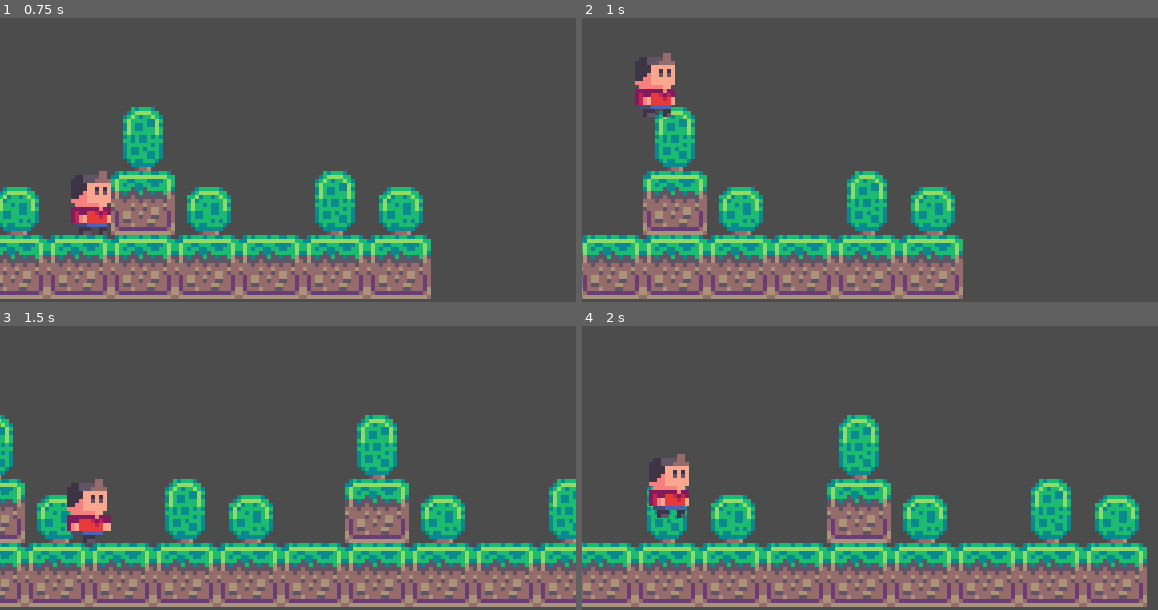
Above: before the commit, frames 1-4 (two rows, left to right).
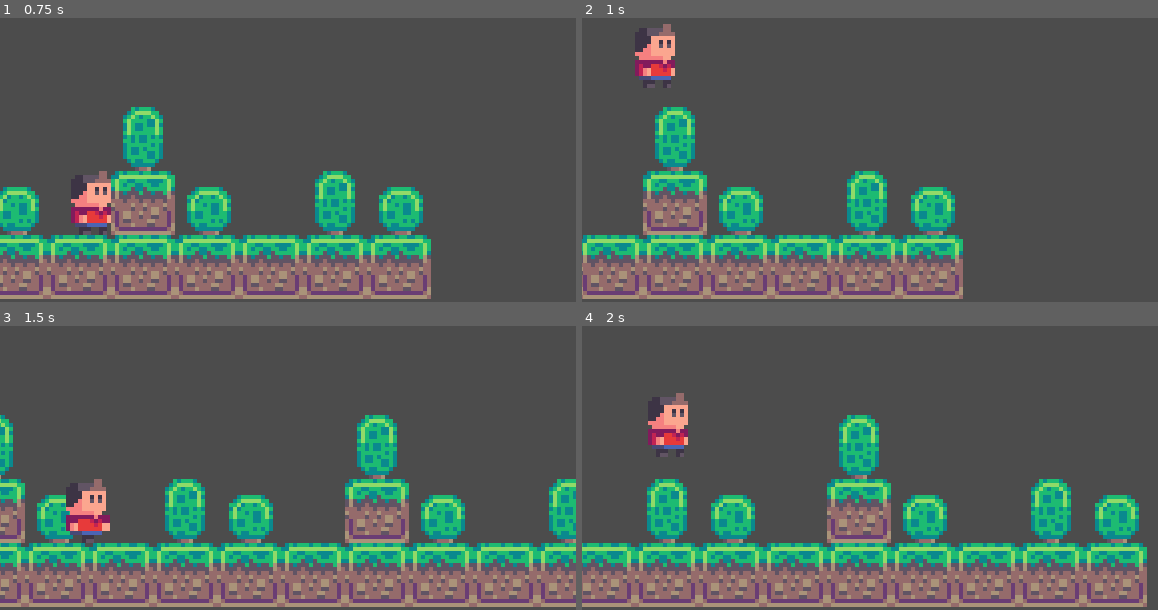
Above: after the commit, the same moments.

Repository: Pliavi/ghost-runner
Game: Godot game, scene res://stages/Main.tscn
Same seed, same stepped clock (60 frames per second), same inputs: the game is played once before the commit and once after it.
Inputs:
- Up to frame 1 (0.75 s): no input
- Up to frame 2 (1 s): tap W (jump) at 0.77 s
- Up to frame 3 (1.5 s): no input
- Up to frame 4 (2 s): tap W (jump) at 1.52 s

Frame 1 is identical in both runs. In frame 2, 1.6% of the frame differs, in the area x 9-17%, y 2-35%; in frame 3, 0.2%; in frame 4, 2.0%, in the area x 11-19%, y 23-68%.

Commit message:
make it jump higher and fix gravity

Diff:
--- a/objects/Character/Character.gd
+++ b/objects/Character/Character.gd
@@ -2,12 +2,15 @@
 
 const GRAVITY = 9.8 * 100
 var velocity = Vector2.ZERO
-const JUMP_HEIGHT = 150 * 100
+const JUMP_HEIGHT = 160 * 100
 
 func _physics_process(delta):
 	if is_on_floor() and Input.is_action_pressed("jump"):
 		self.jump()
-	velocity.y += GRAVITY
+
+	if not is_on_floor():
+		velocity.y += GRAVITY
+
 	self.move_and_slide(velocity * delta, Vector2.UP)
 
 func jump():
